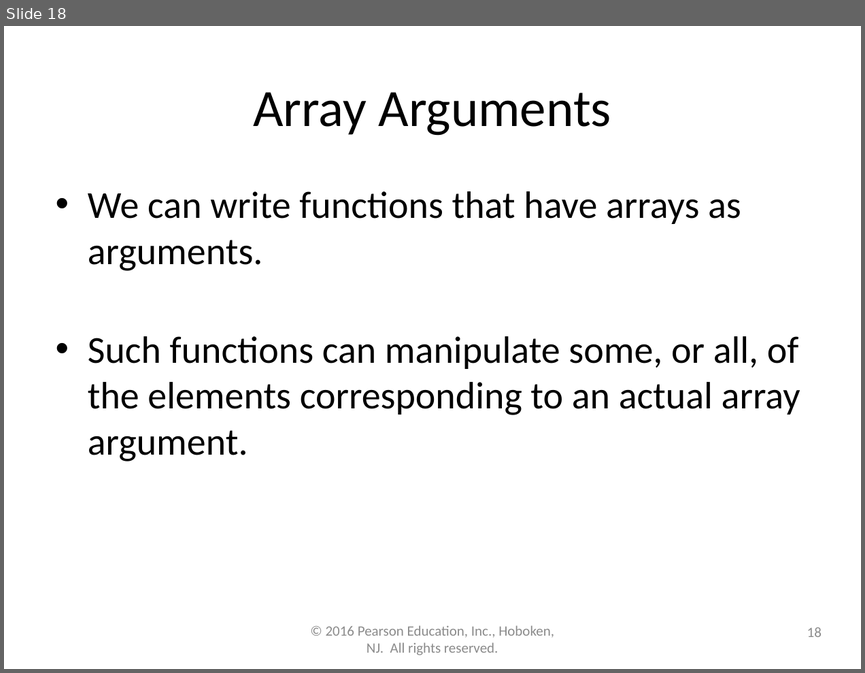
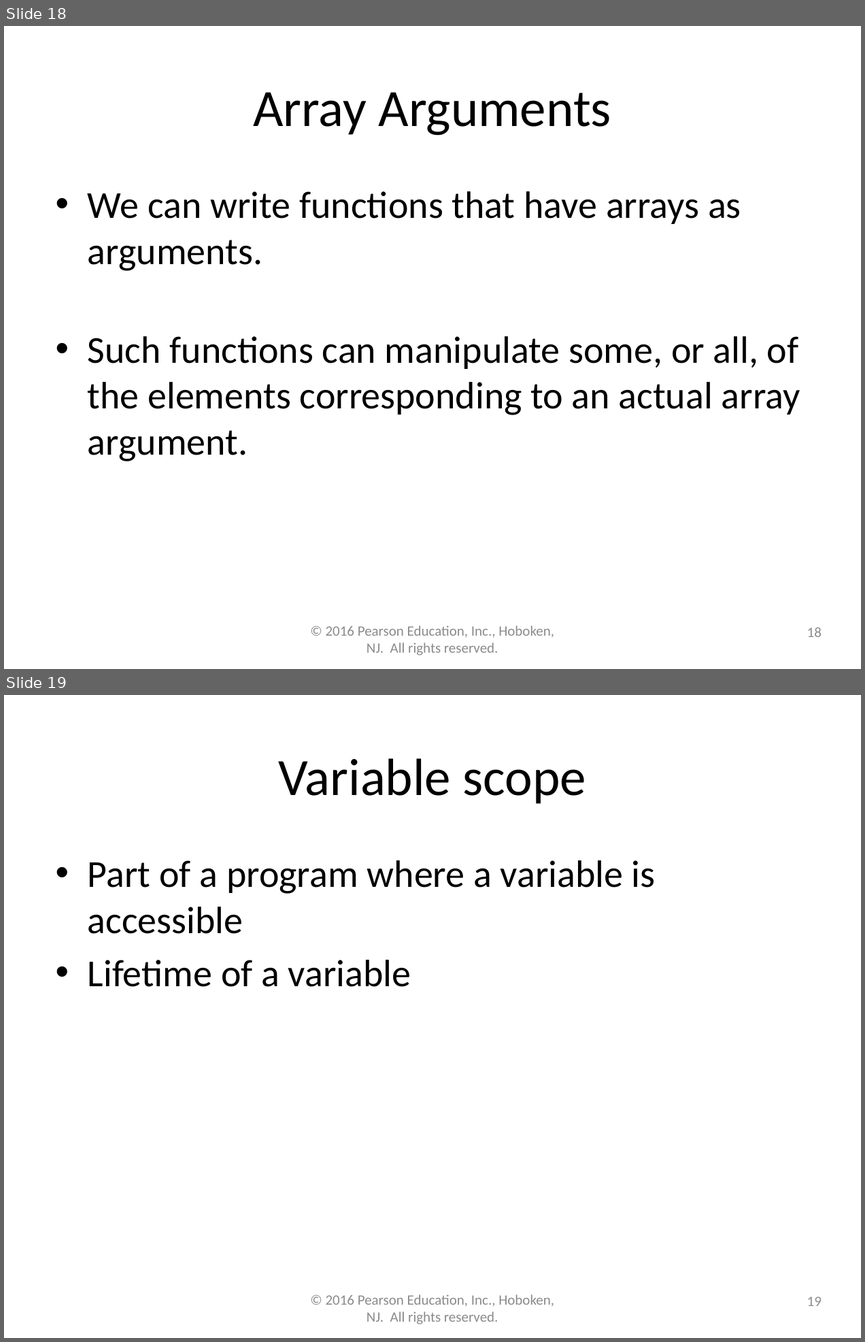
Before and after one commit to lgw2/lgw2.github.io, a slide deck: _teaching/csci112-fall-2023/lectures/ppts/Chapter7.pptx. Shown one above the other, each under a label of ours: slide 18 before the commit, slides 18 and 19 after it. The pictures are 865x673 and 865x1342 pixels, drawn with LibreOffice and Linux fonts; fonts in the diff are those of the drawing. Boxes give left, top, right and bottom in pixels: in the first picture for what was removed or moved away, otherwise in the second. Text is boxed around its words. In the diff, an @@ line names an element or a change of style, - is before the commit and + after.

```diff
--- a/_teaching/csci112-fall-2023/lectures/ppts/Chapter7.pptx
+++ b/_teaching/csci112-fall-2023/lectures/ppts/Chapter7.pptx
@@ slide 19 added at <box>4,695,861,1338</box>, background #FFFFFF @@
@@ title added at <box>278,758,586,804</box>, 44 pt, text #000000 @@
+Variable scope
@@ text added at <box>88,860,655,987</box>, 32 pt, text #000000 @@
+• Part of a program where a variable is accessible
+• Lifetime of a variable
@@ text added at <box>326,1294,554,1324</box>, 12 pt, text #8C8C8C @@
+© 2016 Pearson Education, Inc., Hoboken, NJ. All rights reserved.
@@ page number added at <box>807,1296,821,1306</box>, 12 pt, text #8C8C8C @@
+19
```
Also in this commit, not shown: 1 slide changed, 13 other slides added, 2 other files.
